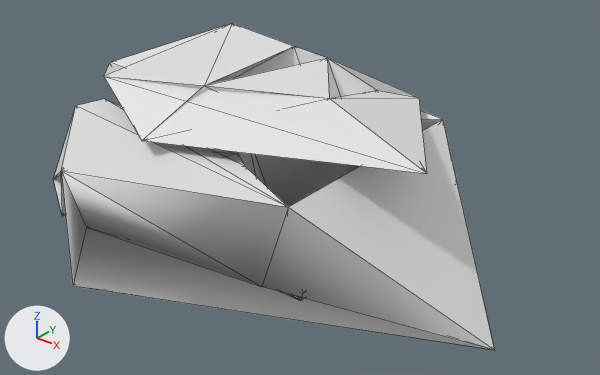
One commit to the OBJ model software/models/valkyrie/meshes/reduced_polygon_meshes/tf4.obj: the scene before it, then after it.
Rendered twice from a 50 mm camera at (0.0379, -0.0296, 0.0189) aimed at (0.0132, 0.0013, -0.0002). Lighting does not change. The marker at lower left points along +X, +Y and +Z. Mesh edges are drawn as thin lines. Where no turn or scale is listed for an object, it has been applied to the vertices. Vertices at the same position are counted once.

Objects in the first picture: 'tf4'.
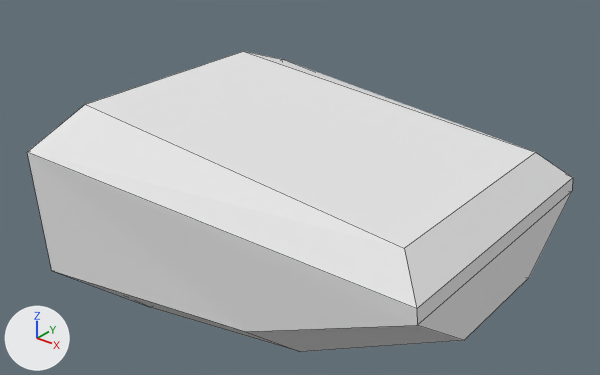
The change in detail:
Material 'None' (mat_none) is new.
Its base color is (0.8, 0.8, 0.8) (white #e7e7e7).
Its roughness is 1.0.
me_tf4 is used by ob_tf4; location (0.0, 0.0, 0.0).
me_tf4 had 67 vertices, 183 faces and spanned x -0.0028..0.0258, y -0.0092..0.0092, z -0.0058..0.0066.
me_tf4 now has 22 vertices, 20 faces and spans x 0.0045..0.0255, y -0.0094..0.0094, z -0.0072..0.0046.
me_tf4 part 1: the loose piece of 45 vertices spanning x -0.0028..0.0258, y -0.0092..0.0092, z -0.0058..0.0046 is rebuilt with 22 vertices and now spans x 0.0045..0.0255, y -0.0094..0.0094, z -0.0072..0.0046, in mat_none (white #e7e7e7).
me_tf4 part 2: the loose piece of 22 vertices spanning x 0.0028..0.0223, y -0.007..0.007, z 0.0041..0.0066 is deleted.
me_tf4 now uses material mat_none (white #e7e7e7).

Boxes [x1, y1, x2, y2] around the edits, measured in the pictures (600 x 375 px):
'tf4', reshaped (23% wider, 8% shorter)
    before: [53, 23, 495, 350]
    after: [27, 51, 573, 352]
part 1 of me_tf4, rebuilt
    before: [53, 99, 495, 350]
    after: [27, 51, 573, 352]
part 2 of me_tf4, deleted
    before: [104, 23, 427, 174]
